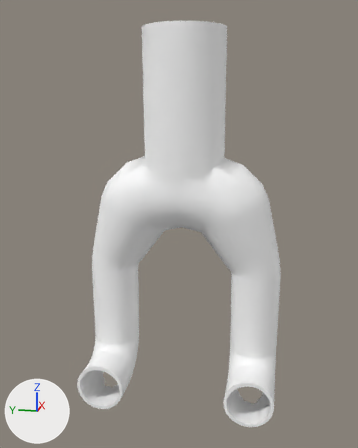
The FBX model Assets/Prefabs/Art/Tuto/SM_Grand_tube.fbx, before and after one commit.
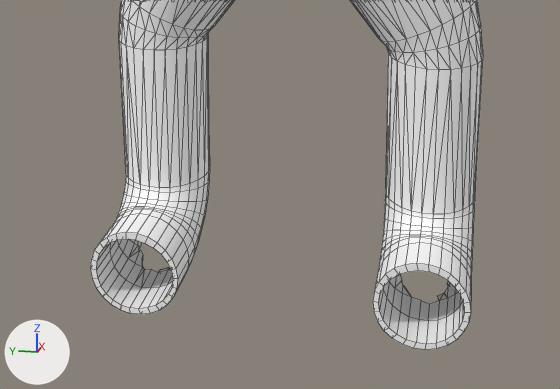
There are two pictures of each version: one whole from a 50 mm lens placed at (-96.7, -18.4, 18.2), pointed at (-2.1, 0.6, -5.5), one close up on the part from 9% to 90% of the width and 55% to 100% of the height. The lights are fixed; the arrows at lower left show +X, +Y and +Z. The last two pictures show the newer version. The close-ups show mesh edges as thin lines. Where no turn or scale is listed for an object, it has been applied to the vertices.

Script lines for the objects in view, before the commit:
```python
me_mesh = bpy.data.meshes.new('Mesh')
me_mesh.from_pydata(...)  # 1845 vertices, 2766 faces; spans x -12.0..7.9, y -19.9..19.9, z -43.0..31.7
me_mesh.materials.append(mat_m_tubetrim)  # white #ffffff
ob_sm_grand_tube = bpy.data.objects.new('SM_Grand_Tube', me_mesh)
ob_sm_grand_tube.location = (0.0, 0.0, 0.0)
```
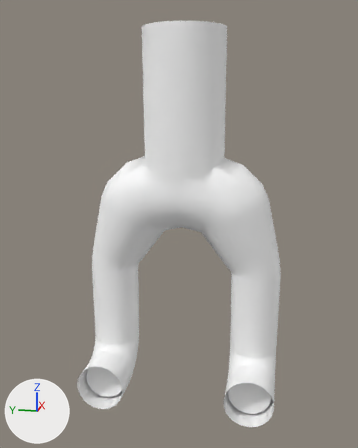
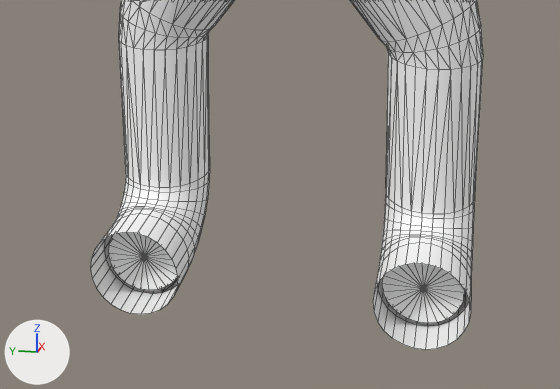
What differs and where, as boxes (x1, y1, x2, y2) in the close-ups (560 x 389 px):
part 1 of me_mesh, reshaped
    before: (90, 232, 178, 314)
    after: (108, 232, 177, 290)
part 2 of me_mesh, reshaped
    before: (373, 263, 471, 349)
    after: (382, 263, 465, 323)

What the commit changed:
me_mesh is used by ob_sm_grand_tube; location (0.0, 0.0, 0.0).
me_mesh had 1845 vertices, 2766 faces and spanned x -12.0..7.9, y -19.9..19.9, z -43.0..31.7.
me_mesh now has 1800 vertices, 2715 faces and spans x -12.0..7.9, y -19.9..19.9, z -43.0..31.7.
Part 1, on me_mesh:
28 vertices are removed from x -12.0..-8.0, y 10.7..19.1, z -42.0..-33.9.
56 faces are deleted.
15 vertices in x -8.1, y 10.7..19.1, z -41.3..-35.3 move by (-0.4, 0.0, 0.0).
7 vertices in x -8.1..-8.0, y 12.6..17.4, z -41.8..-33.9 move by (-0.5, 0.0, 0.0).
8 vertices are added at x -8.5, y 14.6..17.4, z -42.0..-38.0.
31 new faces join them.
Part 2, on me_mesh:
26 vertices are removed from x -12.0..-11.9, y -19.1..-10.7, z -42.0..-33.9.
52 faces are deleted.
16 vertices in x -8.1, y -19.1..-10.7, z -41.3..-35.3 move by (-0.4, 0.0, 0.0).
10 vertices in x -8.1..-8.0, y -17.4..-12.6, z -42.0..-33.9 move by (-0.5, 0.0, 0.0).
1 vertex is added at (-8.5, -14.9, -38.0).
26 new faces join them.
